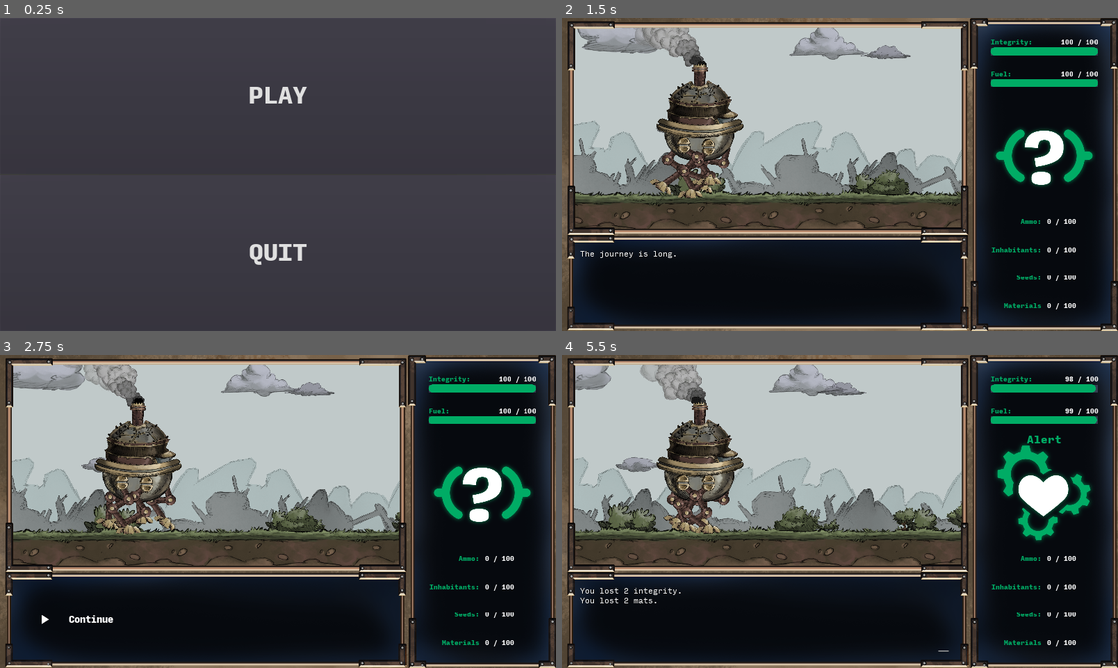
Above: before the commit, frames 1-4 (two rows, left to right).
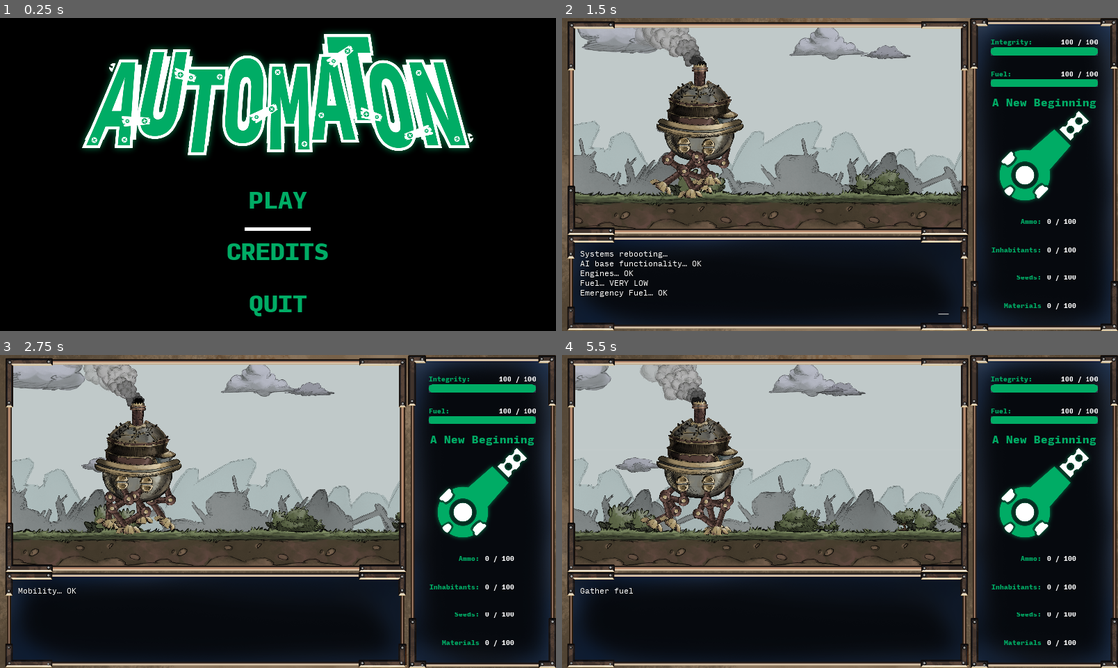
Above: after the commit, the same moments.

Repository: silverweed/ggj20
Game: Godot game, scene res://ui/MainMenu.tscn
Two runs of this game, one before a commit and one after it. Both use one fixed random seed, a clock stepped at 60 frames per second and the inputs below. This scene is started directly instead of the project's main scene.
Inputs (mouse positions are in pixels of both pictures, inside the frame that each line leads up to):
- Up to frame 1 (0.25 s): no input
- Up to frame 2 (1.5 s): click "PLAY" (after the commit: "CREDITS") at 0.5 s; move the mouse to (962, 158) at 1.27 s; hold Up (ui_up) from 1.28 s (still down); hold Z (advance_text) from 1.28 s (still down)
- Up to frame 3 (2.75 s): move the mouse to (166, 527) at 2.02 s; release Up (ui_up) at 2.03 s; release Z (advance_text) at 2.03 s; hold Down (ui_down) from 2.03 s (still down); tap Z (advance_text) at 2.1 s
- Up to frame 4 (5.5 s): move the mouse to (895, 442) at 2.77 s; release Down (ui_down) at 2.78 s; hold Z (advance_text) 2.78-3.53 s; hold Up (ui_up) 2.78-4.28 s; move the mouse to (812, 574) at 3.52 s; tap Z (advance_text) at 3.6, 5.1 s; move the mouse to (1006, 558) at 4.27 s; hold Z (advance_text) 4.28-5.03 s; hold Down (ui_down) from 4.28 s (still down); move the mouse to (673, 464) at 5.02 s

The runs differ from the first frame. In frame 1, 100% of the frame differs, in the area x 0-100%, y 0-100%; in frame 2, 3.5%; in frame 3, 3.2%; in frame 4, 9.1%.

Commit message:
new master event

Diff:
--- a/GameManager.gd
+++ b/GameManager.gd
@@ -2,19 +2,20 @@
 extends Node
 
 signal gameover
+
+export var first_event = "Mil_1"
 
 var is_gameover = false
 var event_ui: EventUI
 
 onready var globals = $"/root/Globals"
 
-
 func _ready():
 	randomize()
 
 	globals.game_mgr = self
 	if globals.events.events.empty():
-		globals.events.load_events("master_event.txt")
+		globals.events.load_events("master_proxy_milestone.txt")
 		globals.events.load_events("event_null_final_1-14.txt")
 		globals.events.load_events("military_events.txt")
 		globals.events.load_events("event_repair_complete_icon-1-5.txt")
@@ -35,7 +36,7 @@
 	call_deferred("run_master_event")
 
 func run_master_event():
-	globals.run_event("home")
+	globals.run_event(first_event)
 
 
 func _exit_tree():
--- a/events/EventParser.gd
+++ b/events/EventParser.gd
@@ -214,7 +214,7 @@
 	# operators have their usual precedence.
 	# == Special Identifier rules ==
 	# - If an ident has the form
-	#    ident>N   (or >=, <, <=)
+	#    ident>N   (or >=, <, <=, ==)
 	#   it is treated as a boolean 0 or 1
 	# - If an ident starts with m_, it is treated as a
 	#   module level, rather than a stat value
@@ -331,7 +331,7 @@
 
 static func parse_val(token: Token, stats, mods) -> float:
 	if token.type == Token_Type.Ident:
-		var splitters = [">=",">","<=","<"]
+		var splitters = [">=",">","<=","<", "=="]
 		for splitter in splitters:
 			var left_right = token.value.split(splitter)
 			if len(left_right) == 1: continue
@@ -354,6 +354,7 @@
 				">=": return float(val >= num)
 				"<": return float(val < num)
 				"<=": return float(val <= num)
+				"==": return float(val == num)
 
 		var val = NAN
 		if token.value.begins_with("m_"):
--- /dev/null
+++ b/ui/ButtonTheme.tres
@@ -0,0 +1,3 @@
+[gd_resource type="Theme" format=2]
+
+[resource]
--- a/ui/MainMenu.gd
+++ b/ui/MainMenu.gd
@@ -1,5 +1,10 @@
 extends Control
 
+
+onready var underline = $Underline
+
+func _ready():
+	$AnimationPlayer.play("Blink")
 
 
 func _on_Quit_pressed():
@@ -8,3 +13,19 @@
 
 func _on_Play_pressed():
 	get_tree().change_scene("res://levels/Level.tscn")
+
+
+func move_underline(node: Control):
+	underline.rect_global_position.y = node.rect_global_position.y + 150
+
+
+func _on_Play_mouse_entered():
+	move_underline($VBoxContainer2/VBoxContainer/Play)
+
+
+func _on_Credits_mouse_entered():
+	move_underline($VBoxContainer2/VBoxContainer/Credits)
+
+
+func _on_Quit_mouse_entered():
+	move_underline($VBoxContainer2/VBoxContainer/Quit)
--- a/ui/MainMenu.tscn
+++ b/ui/MainMenu.tscn
@@ -1,11 +1,52 @@
-[gd_scene load_steps=4 format=2]
+[gd_scene load_steps=16 format=2]
 
 [ext_resource path="res://fonts/InputMono-Black.ttf" type="DynamicFontData" id=1]
 [ext_resource path="res://ui/MainMenu.gd" type="Script" id=2]
+[ext_resource path="res://ui/ButtonTheme.tres" type="Theme" id=3]
+[ext_resource path="res://ui/textures/T_game_logo.png" type="Texture" id=4]
 
-[sub_resource type="DynamicFont" id=1]
+[sub_resource type="StyleBoxFlat" id=1]
+bg_color = Color( 0, 0, 0, 1 )
+
+[sub_resource type="StyleBoxEmpty" id=5]
+
+[sub_resource type="StyleBoxEmpty" id=6]
+
+[sub_resource type="StyleBoxEmpty" id=7]
+
+[sub_resource type="StyleBoxEmpty" id=8]
+
+[sub_resource type="StyleBoxEmpty" id=2]
+
+[sub_resource type="DynamicFont" id=3]
 size = 80
 font_data = ExtResource( 1 )
+
+[sub_resource type="StyleBoxEmpty" id=4]
+
+[sub_resource type="Gradient" id=9]
+offsets = PoolRealArray( 0 )
+colors = PoolColorArray( 1, 1, 1, 1 )
+
+[sub_resource type="GradientTexture" id=10]
+gradient = SubResource( 9 )
+width = 200
+
+[sub_resource type="Animation" id=11]
+resource_name = "Blink"
+loop = true
+tracks/0/type = "value"
+tracks/0/path = NodePath("Underline:visible")
+tracks/0/interp = 0
+tracks/0/loop_wrap = true
+tracks/0/imported = false
+tracks/0/enabled = true
+tracks/0/keys = {
+"times": PoolRealArray( 0, 0.5 ),
+"transitions": PoolRealArray( 1, 1 ),
+"update": 1,
+"values": [ true, false ]
+}
 
 [node name="MainMenu" type="Control"]
 anchor_right = 1.0
@@ -15,26 +56,101 @@
 "_edit_use_anchors_": false
 }
 
-[node name="VBoxContainer" type="VBoxContainer" parent="."]
+[node name="Panel" type="Panel" parent="."]
+anchor_right = 1.0
+anchor_bottom = 1.0
+custom_styles/panel = SubResource( 1 )
+__meta__ = {
+"_edit_use_anchors_": false
+}
+
+[node name="VBoxContainer2" type="VBoxContainer" parent="."]
 anchor_right = 1.0
 anchor_bottom = 1.0
 __meta__ = {
 "_edit_use_anchors_": false
 }
 
-[node name="Play" type="Button" parent="VBoxContainer"]
+[node name="TextureRect" type="TextureRect" parent="VBoxContainer2"]
 margin_right = 1920.0
 margin_bottom = 538.0
 size_flags_vertical = 3
-custom_fonts/font = SubResource( 1 )
+texture = ExtResource( 4 )
+expand = true
+stretch_mode = 6
+
+[node name="VBoxContainer" type="VBoxContainer" parent="VBoxContainer2"]
+margin_top = 600.0
+margin_right = 1920.0
+margin_bottom = 1000.0
+size_flags_vertical = 3
+custom_constants/separation = 0
+__meta__ = {
+"_edit_use_anchors_": false
+}
+
+[node name="Play" type="Button" parent="VBoxContainer2/VBoxContainer"]
+margin_right = 1920.0
+margin_bottom = 133.0
+size_flags_vertical = 3
+custom_styles/hover = SubResource( 5 )
+custom_styles/pressed = SubResource( 6 )
+custom_styles/focus = SubResource( 7 )
+custom_styles/disabled = SubResource( 8 )
+custom_styles/normal = SubResource( 2 )
+custom_fonts/font = SubResource( 3 )
+custom_colors/font_color = Color( 0, 0.678431, 0.4, 1 )
+custom_colors/font_color_hover = Color( 0, 0.803922, 0.47451, 1 )
 text = "PLAY"
 
-[node name="Quit" type="Button" parent="VBoxContainer"]
-margin_top = 542.0
+[node name="Credits" type="Button" parent="VBoxContainer2/VBoxContainer"]
+margin_top = 133.0
 margin_right = 1920.0
-margin_bottom = 1080.0
+margin_bottom = 266.0
 size_flags_vertical = 3
-custom_fonts/font = SubResource( 1 )
+custom_styles/hover = SubResource( 5 )
+custom_styles/pressed = SubResource( 6 )
+custom_styles/focus = SubResource( 7 )
+custom_styles/disabled = SubResource( 8 )
+custom_styles/normal = SubResource( 2 )
+custom_fonts/font = SubResource( 3 )
+custom_colors/font_color = Color( 0, 0.678431, 0.4, 1 )
+custom_colors/font_color_hover = Color( 0, 0.803922, 0.47451, 1 )
+text = "CREDITS"
+
+[node name="Quit" type="Button" parent="VBoxContainer2/VBoxContainer"]
+margin_top = 266.0
+margin_right = 1920.0
+margin_bottom = 400.0
+size_flags_vertical = 3
+theme = ExtResource( 3 )
+custom_styles/hover = SubResource( 5 )
+custom_styles/pressed = SubResource( 6 )
+custom_styles/focus = SubResource( 7 )
+custom_styles/disabled = SubResource( 8 )
+custom_styles/normal = SubResource( 4 )
+custom_fonts/font = SubResource( 3 )
+custom_colors/font_color = Color( 0, 0.678431, 0.4, 1 )
+custom_colors/font_color_hover = Color( 0, 0.803922, 0.47451, 1 )
 text = "QUIT"
-[connection signal="pressed" from="VBoxContainer/Play" to="." method="_on_Play_pressed"]
-[connection signal="pressed" from="VBoxContainer/Quit" to="." method="_on_Quit_pressed"]
+
+[node name="Underline" type="TextureRect" parent="."]
+margin_left = 844.0
+margin_top = 722.0
+margin_right = 1073.0
+margin_bottom = 734.0
+texture = SubResource( 10 )
+expand = true
+__meta__ = {
+"_edit_use_anchors_": false
+}
+
+[node name="AnimationPlayer" type="AnimationPlayer" parent="."]
+playback_speed = 2.0
+anims/Blink = SubResource( 11 )
+[connection signal="mouse_entered" from="VBoxContainer2/VBoxContainer/Play" to="." method="_on_Play_mouse_entered"]
+[connection signal="pressed" from="VBoxContainer2/VBoxContainer/Play" to="." method="_on_Play_pressed"]
+[connection signal="mouse_entered" from="VBoxContainer2/VBoxContainer/Credits" to="." method="_on_Credits_mouse_entered"]
+[connection signal="pressed" from="VBoxContainer2/VBoxContainer/Credits" to="." method="_on_Play_pressed"]
+[connection signal="mouse_entered" from="VBoxContainer2/VBoxContainer/Quit" to="." method="_on_Quit_mouse_entered"]
+[connection signal="pressed" from="VBoxContainer2/VBoxContainer/Quit" to="." method="_on_Quit_pressed"]
--- a/ui/dialogs/DialogBox.tscn
+++ b/ui/dialogs/DialogBox.tscn
@@ -6,15 +6,14 @@
 [ext_resource path="res://ui/InputMonoRegular.tres" type="DynamicFont" id=4]
 [ext_resource path="res://sfx/Sfx_evt_beep2.wav" type="AudioStream" id=5]
 
-[sub_resource type="DynamicFont" id=2]
+[sub_resource type="DynamicFont" id=1]
 size = 60
 outline_color = Color( 0, 0, 0, 1 )
 use_mipmaps = true
 use_filter = true
 font_data = ExtResource( 3 )
 
-[sub_resource type="Animation" id=1]
-resource_name = "ahead"
+[sub_resource type="Animation" id=2]
 loop = true
 tracks/0/type = "value"
 tracks/0/path = NodePath("Panel/GoAhead:text")
@@ -70,14 +69,14 @@
 margin_top = -80.1754
 margin_right = -19.0261
 margin_bottom = -18.5255
-custom_fonts/font = SubResource( 2 )
+custom_fonts/font = SubResource( 1 )
 custom_colors/font_color_shadow = Color( 0, 0, 0, 1 )
 __meta__ = {
 "_edit_use_anchors_": false
 }
 
 [node name="AnimationPlayer" type="AnimationPlayer" parent="."]
-anims/ahead = SubResource( 1 )
+anims/ahead = SubResource( 2 )
 
 [node name="AudioStreamPlayer" type="AudioStreamPlayer" parent="."]
 stream = ExtResource( 5 )
Not shown, added: master_proxy_milestone.txt
Binary file changed: ui/textures/T_game_logo.png
Binary file added: ui/textures/UI_game_icon.png
Not shown, added: ui/textures/UI_game_icon.png.import
